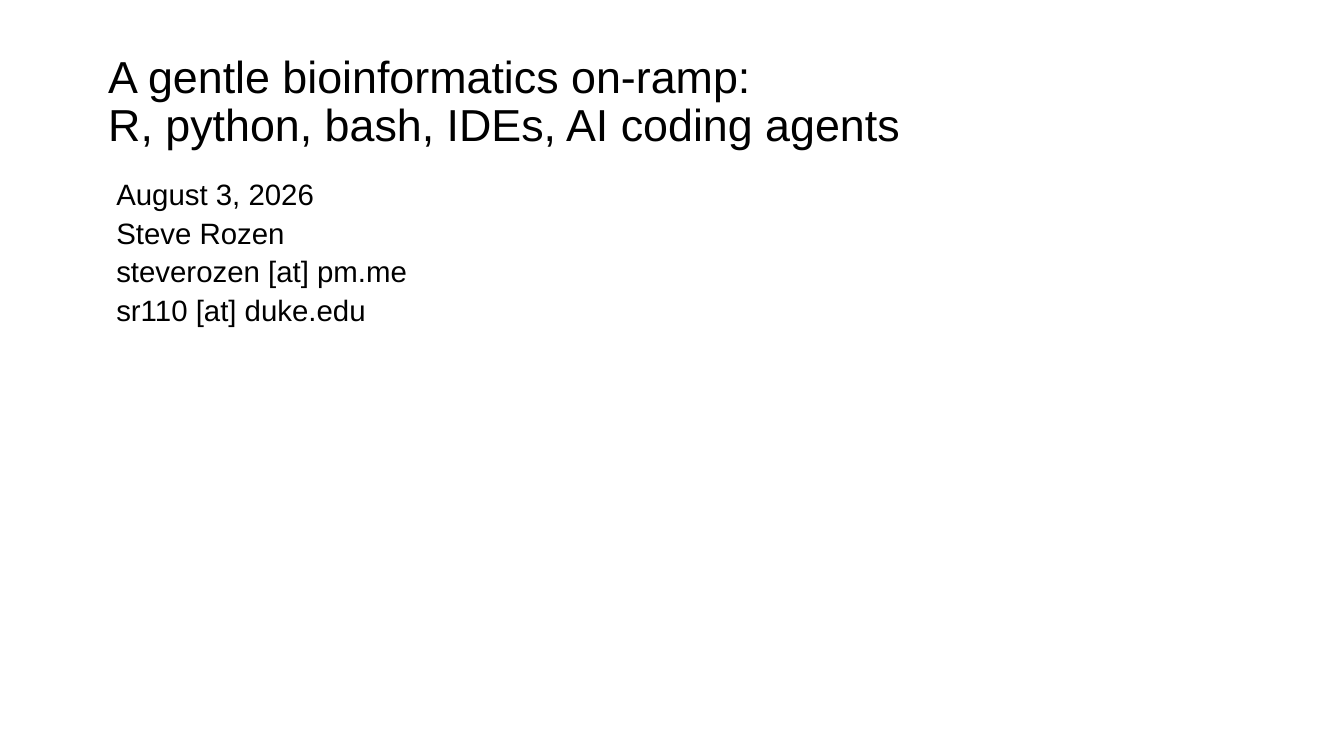
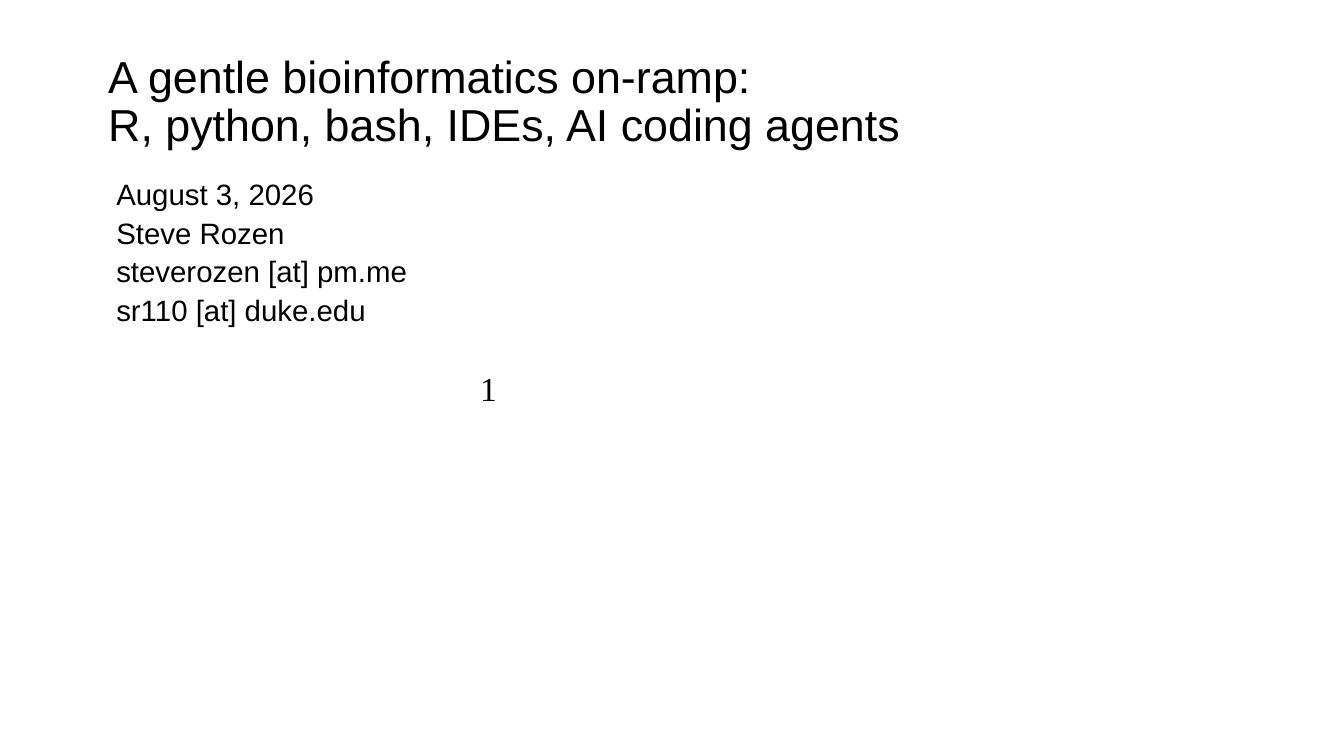
Before and after one commit to steverozen/workshops2026aug, a slide deck: slide 1 of slides/monday_morning/Steve_Rozen_bioinformatics-on-ramp_2026_08_03.pptx. Drawn at 1344x756 pixels with LibreOffice and Linux fonts; fonts in the diff are those of the drawing. Boxes give left, top, right and bottom in pixels: in the first picture for what was removed or moved away, otherwise in the second. Text is boxed around its words. In the diff, an @@ line names an element or a change of style, - is before the commit and + after.

```diff
--- a/slides/monday_morning/Steve_Rozen_bioinformatics-on-ramp_2026_08_03.pptx
+++ b/slides/monday_morning/Steve_Rozen_bioinformatics-on-ramp_2026_08_03.pptx
@@ page number added at (480,379,497,401), 24 pt, text #000000 @@
+1
```
Also in this commit, not shown: 4 other slides changed, 20 slides added, 3 slides removed, 1 other file.
